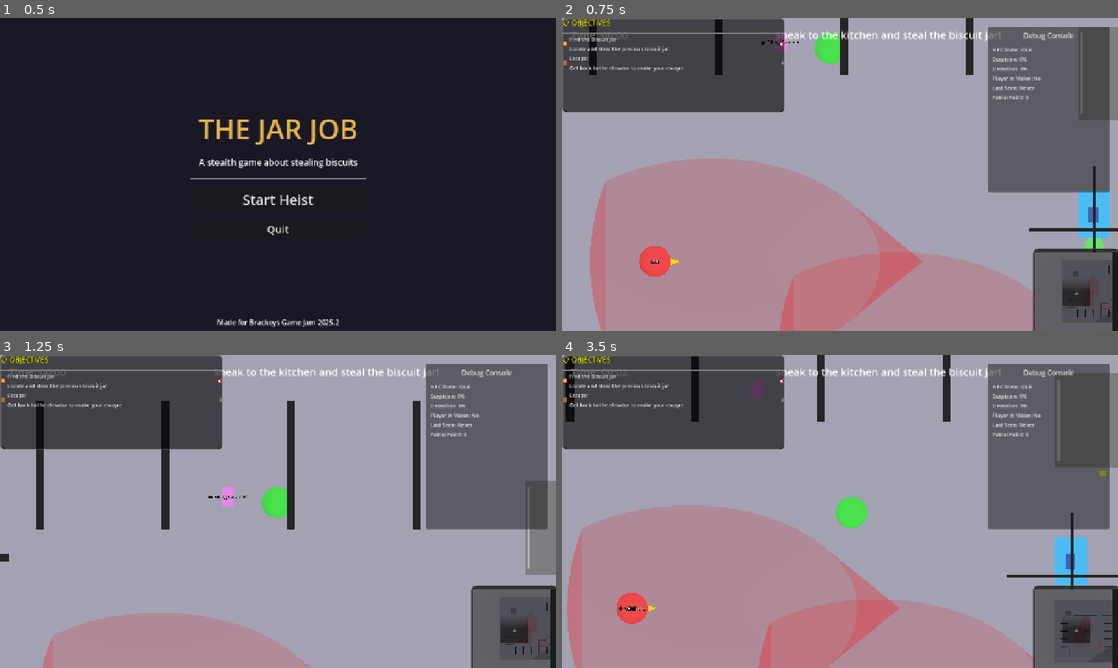
Above: before the commit, frames 1-4 (two rows, left to right).
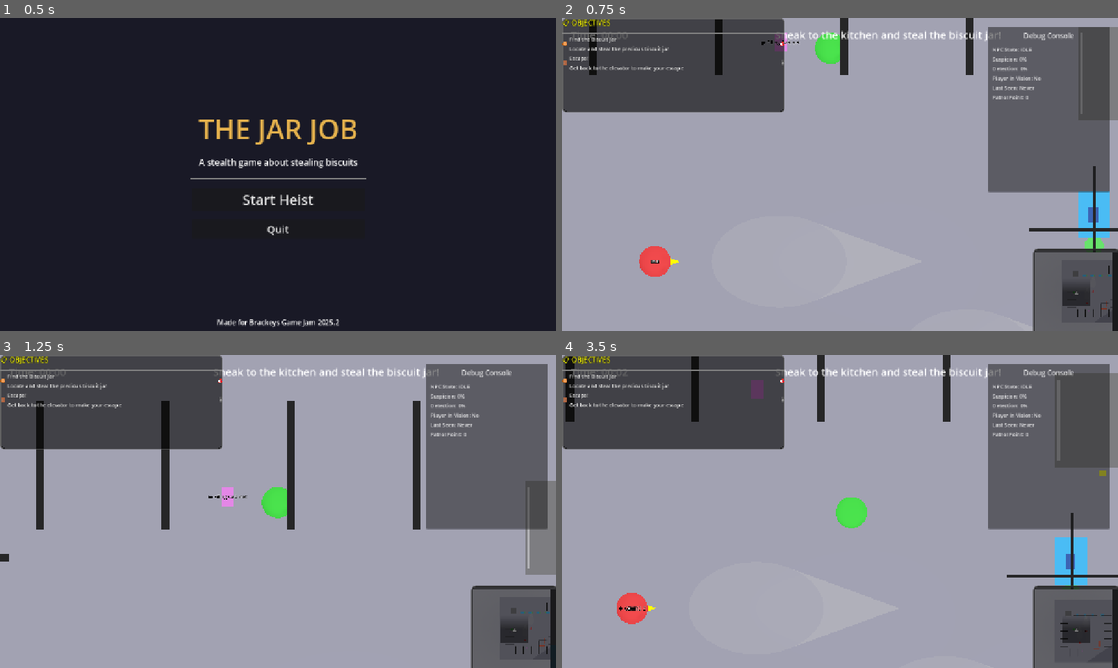
Above: after the commit, the same moments.

Repository: alanops/the-jar-job
Game: Godot game, scene res://scenes/main_menu.tscn
Two runs of this game, one before a commit and one after it. Both use one fixed random seed, a clock stepped at 60 frames per second and the inputs below.
Inputs:
- Up to frame 1 (0.5 s): no input
- Up to frame 2 (0.75 s): click "Start Heist" at 0.5 s
- Up to frame 3 (1.25 s): no input
- Up to frame 4 (3.5 s): tap Enter at 1.25 s; hold Right (move_right) 1.28-2.03 s; hold Ctrl (crouch) 1.28-2.03 s; hold Down (move_backward) 2.03-2.78 s; tap E (interact) at 2.1 s; hold Right (move_right) from 2.78 s (still down); hold Ctrl (crouch) from 2.78 s (still down)

Frame 1 is identical in both runs. In frame 2, 31% of the frame differs, in the area x 5-96%, y 44-100%; in frame 3, 6.4%; in frame 4, 29%.

Commit message:
Improve vision cone visual appearance
- Reduced cone radius from 5.0 to 2.5 for more realistic flashlight beam
- Changed color to warm white (1, 1, 0.8, 0.08) for more natural look
- Reduced opacity to 0.08 for subtle visibility
- Updated alert mode color to orange with better contrast
- Adjusted collision shape to match visual cone

Diff:
--- a/scenes/npc.tscn
+++ b/scenes/npc.tscn
@@ -16,16 +16,18 @@
 
 [sub_resource type="CylinderMesh" id="CylinderMesh_1"]
 top_radius = 0.0
-bottom_radius = 5.0
+bottom_radius = 2.5
 height = 10.0
 
 [sub_resource type="StandardMaterial3D" id="StandardMaterial3D_2"]
 transparency = 1
 cull_mode = 2
 shading_mode = 0
-albedo_color = Color(1, 0, 0, 0.15)
+albedo_color = Color(1, 1, 0.8, 0.08)
 
 [sub_resource type="CylinderShape3D" id="CylinderShape3D_1"]
+top_radius = 0.0
+bottom_radius = 2.5
 height = 10.0
 
 [node name="NPC" type="CharacterBody3D" groups=["npc"]]
--- a/scripts/vision_cone.gd
+++ b/scripts/vision_cone.gd
@@ -30,6 +30,6 @@
 	if mesh_instance and mesh_instance.get_surface_override_material(0):
 		var material = mesh_instance.get_surface_override_material(0) as StandardMaterial3D
 		if alert:
-			material.albedo_color = Color(1, 0.5, 0, 0.25)  # Orange when alert
+			material.albedo_color = Color(1, 0.3, 0, 0.2)  # Orange when alert
 		else:
-			material.albedo_color = Color(1, 0, 0, 0.15)    # Red when normal
+			material.albedo_color = Color(1, 1, 0.8, 0.08)    # Warm white when normal
